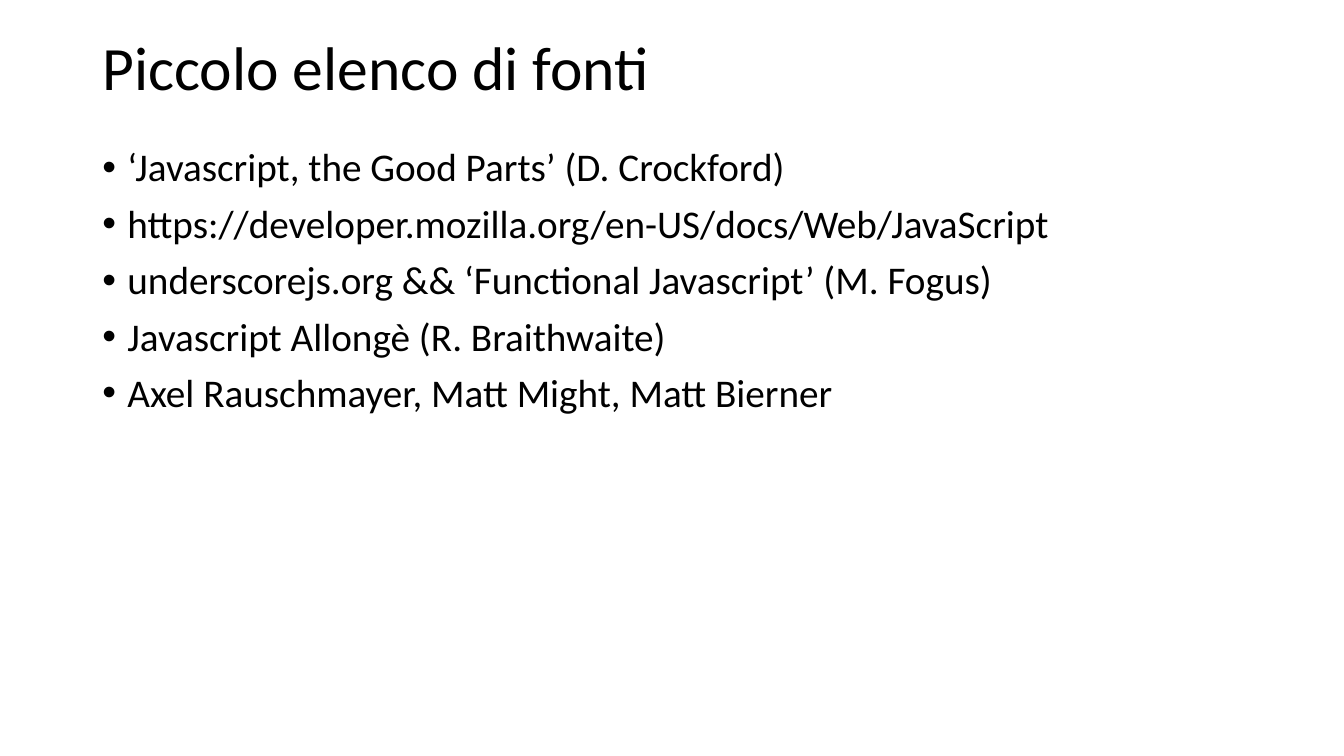
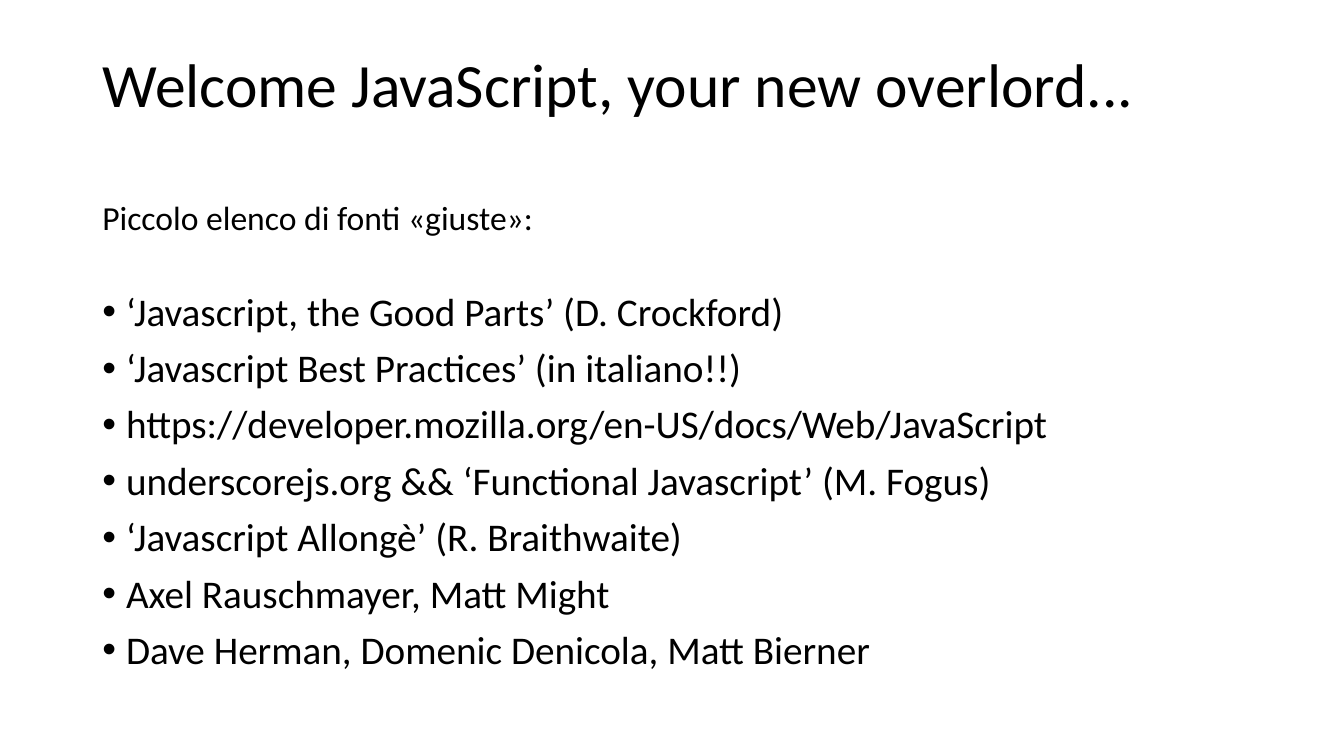
Before and after one commit to Muzietto/funzionale-alla-statale, a slide deck: slide 13 of funzionale-alla-statale.ppt (slide 9 before the commit). Drawn at 1344x756 pixels with LibreOffice and Linux fonts; fonts in the diff are those of the drawing. Boxes give left, top, right and bottom in pixels: in the first picture for what was removed or moved away, otherwise in the second. Text is boxed around its words. In the diff, an @@ line names an element or a change of style, - is before the commit and + after.

```diff
--- a/funzionale-alla-statale.ppt
+++ b/funzionale-alla-statale.ppt
@@ title removed at box(102, 47, 649, 91) @@
-Piccolo elenco di fonti
@@ title added at box(102, 64, 1134, 117), 44 pt, text #000000 @@
+Welcome JavaScript, your new overlord...
@@ text "Piccolo elenco di fonti «giuste»:": place and size @@
-text "Piccolo elenco di fonti «giuste»:" at box(127, 152, 1048, 414)
+text "Piccolo elenco di fonti «giuste»:" at box(102, 206, 1047, 669)
@@ text at box(102, 206, 533, 236): paragraph added @@
+Piccolo elenco di fonti «giuste»:
@@ text at box(126, 297, 1047, 502): indent changed @@
@@ text at box(126, 353, 741, 389): paragraph added @@
+• ‘Javascript Best Practices’ (in italiano!!)
@@ text at box(126, 522, 870, 669): text changed @@
-• Javascript Allongè (R. Braithwaite)
-• Axel Rauschmayer, Matt Might, Matt Bierner
+• ‘Javascript Allongè’ (R. Braithwaite)
+• Axel Rauschmayer, Matt Might
+• Dave Herman, Domenic Denicola, Matt Bierner
```
Also in this commit, not shown: 7 other slides changed, 5 slides added, 14 other files.
